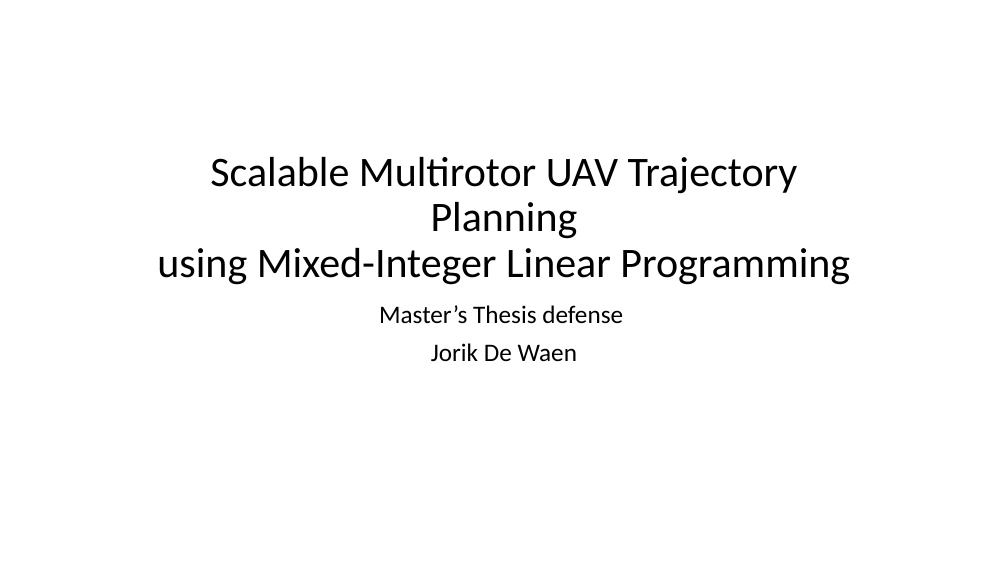
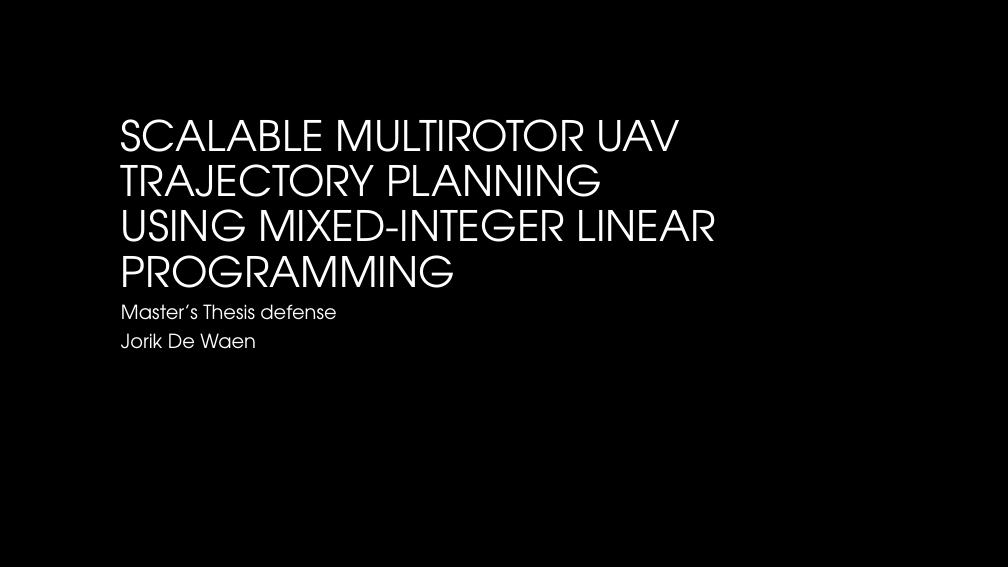
Before and after one commit to jdewaen/PathPlanner, a slide deck: slide 1 of report/final-presentation.pptx. Drawn at 1008x567 pixels with LibreOffice and Linux fonts; fonts in the diff are those of the drawing; background and template pictures are left out. Boxes give left, top, right and bottom in pixels: in the first picture for what was removed or moved away, otherwise in the second. Text is boxed around its words. In the diff, an @@ line names an element or a change of style, - is before the commit and + after.

```diff
--- a/report/final-presentation.pptx
+++ b/report/final-presentation.pptx
@@ background #FFFFFF to #000000 @@
@@ title at <box>121,119,716,306</box>: text changed; font Calibri to TeX Gyre Adventor; text colour #000000 to #FFFFFF @@
-Scalable Multirotor UAV Trajectory Planning
-using Mixed-Integer Linear Programming
+SCALABLE MULTIROTOR UAV TRAJECTORY PLANNING
+USING MIXED-INTEGER LINEAR PROGRAMMING
@@ subtitle "Master’s Thesis defense": place and size @@
-subtitle "Master’s Thesis defense" at <box>379,305,623,362</box>
+subtitle "Master’s Thesis defense" at <box>121,304,336,349</box>
@@ subtitle "Master’s Thesis defense" at <box>121,304,336,349</box>: size 24 to 18.5 pt, font Calibri to TeX Gyre Adventor, text colour #000000 to #FFFFFF; alignment centre to left; line spacing 0.9 to 0.8 @@
```
Also in this commit, not shown: 70 other slides changed, 14 slides added, 10 slides removed, 12 other files.
